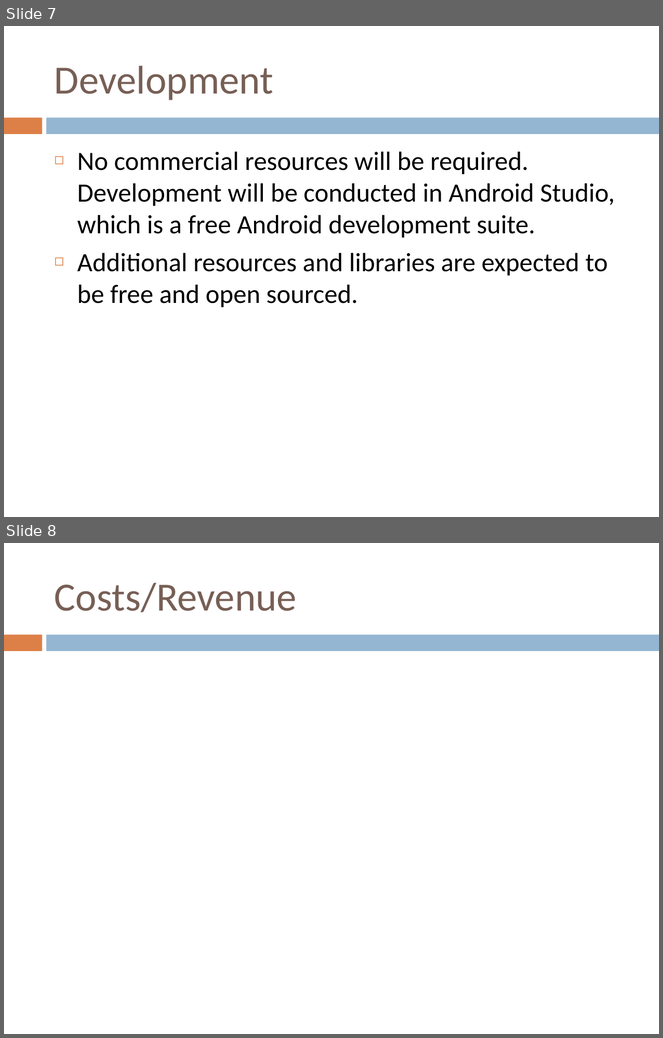
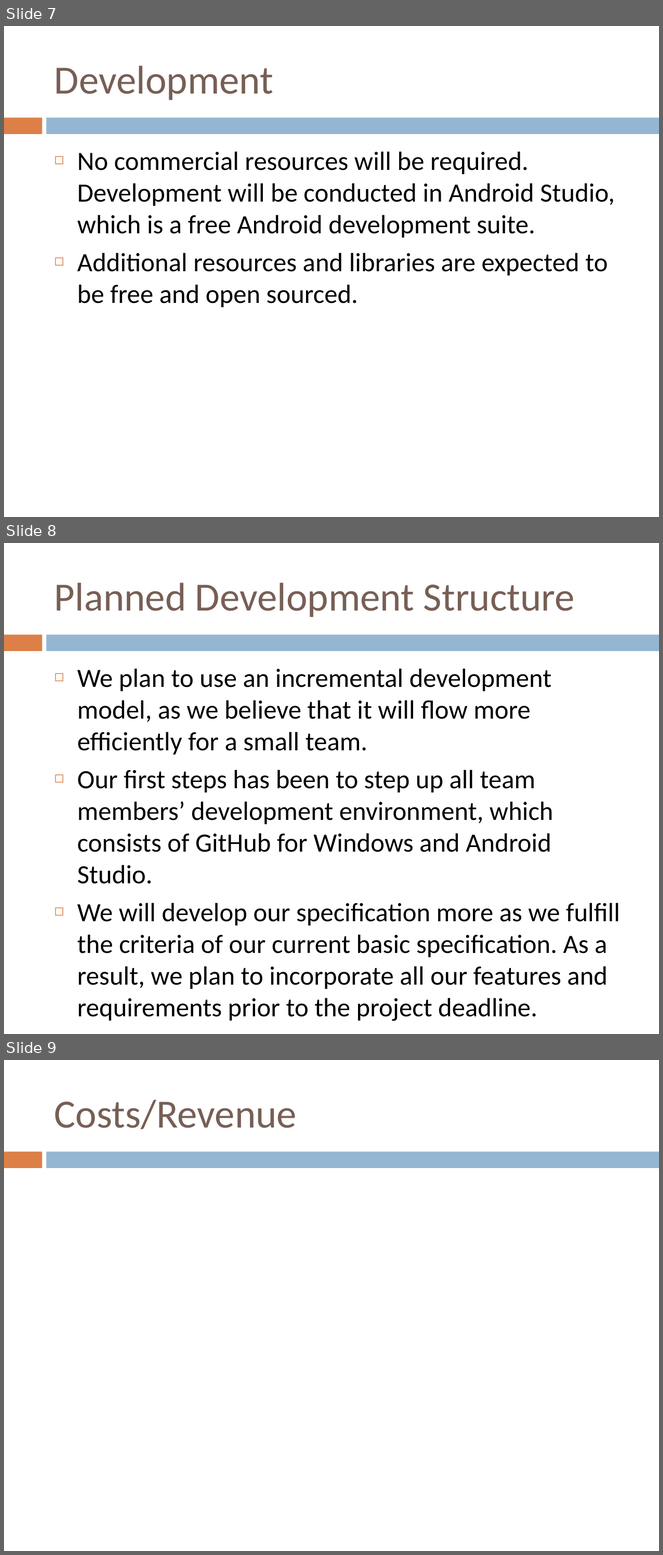
Before and after one commit to CS3365-01/PowerPoints, a slide deck: Project Intro.pptx. Shown one above the other, each under a label of ours: slides 7 and 8 before the commit, slides 7, 8 and 9 after it. The pictures are 663x1038 and 663x1555 pixels, drawn with LibreOffice and Linux fonts; fonts in the diff are those of the drawing; grey boxes stand for pictures. Boxes give left, top, right and bottom in pixels: in the first picture for what was removed or moved away, otherwise in the second. Text is boxed around its words. In the diff, an @@ line names an element or a change of style, - is before the commit and + after.

Commit message:
Added development slide.

```diff
--- a/Project Intro.pptx
+++ b/Project Intro.pptx
@@ slide 8 added at <box>4,543,659,1034</box>, background #FFFFFF; not listed: 2 template elements that a slide beside it also shows @@
@@ title added at <box>54,583,575,617</box>, 44 pt, text #775F55 @@
+Planned Development Structure
@@ text added at <box>77,668,620,990</box>, 29 pt, text #000000 @@
+◻ We plan to use an incremental development model, as we believe that it will flow more efficiently for a small team.
+◻ Our first steps has been to step up all team members’ development environment, which consists of GitHub for Windows and Android Studio.
+◻ We will develop our specification more as we fulfill the criteria of our current basic specification. As a result, we plan to incorporate all our features and requirements prior to the project deadline.
@@ what was slide 8 is now slide 9 @@
```
Also in this commit, not shown: 1 slide changed.
